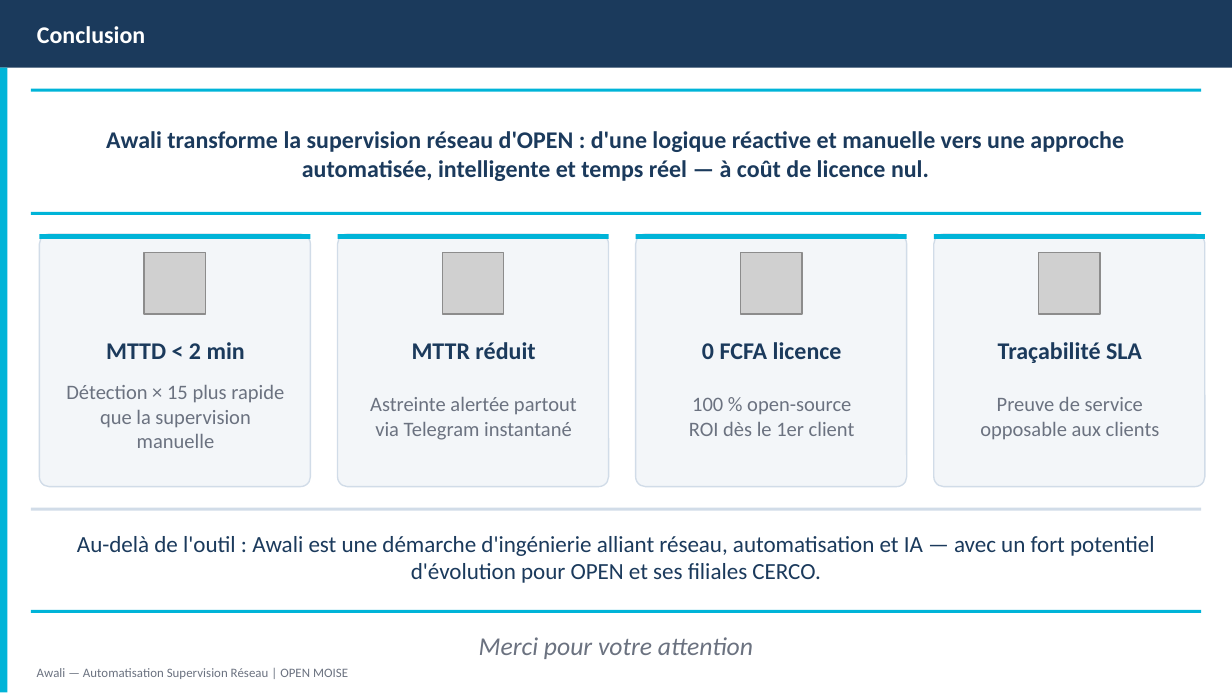
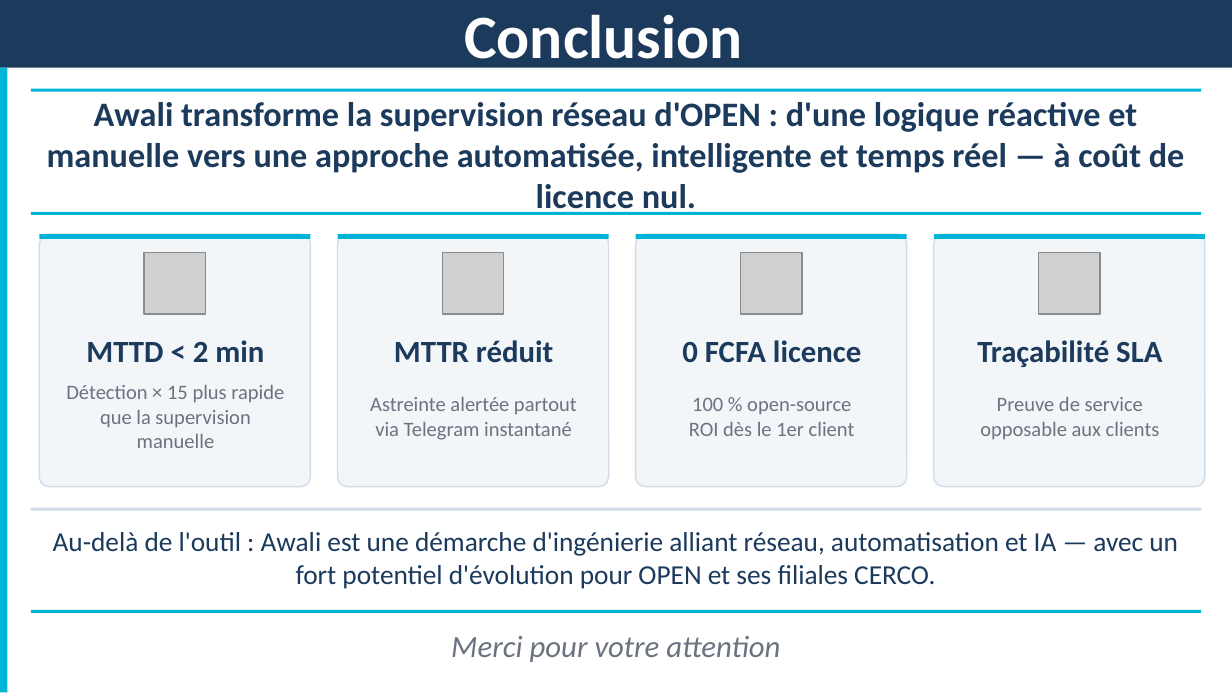
Before and after one commit to esperanceykouassi-bit/Supervision-reseau, a slide deck: slide 16 of soutenance/KOUASSI_YOO.pptx. Drawn at 1232x693 pixels with LibreOffice and Linux fonts; fonts in the diff are those of the drawing; grey boxes stand for pictures. Boxes give left, top, right and bottom in pixels: in the first picture for what was removed or moved away, otherwise in the second. Text is boxed around its words. In the diff, an @@ line names an element or a change of style, - is before the commit and + after.

```diff
--- a/soutenance/KOUASSI_YOO.pptx
+++ b/soutenance/KOUASSI_YOO.pptx
@@ text "Conclusion" at bbox=[464, 14, 742, 73]: size 14 to 36 pt; alignment left to centre @@
@@ text "Awali transforme la supervision réseau ..." at bbox=[47, 102, 1185, 215]: size 14 to 20 pt @@
@@ size 14 to 18 pt in 4 elements at bbox=[86, 340, 264, 362], bbox=[394, 340, 553, 363], bbox=[682, 340, 861, 363], bbox=[977, 340, 1162, 367] @@
@@ text "Au-delà de l'outil : Awali ..." at bbox=[53, 532, 1178, 589]: size 13.5 to 16 pt @@
@@ text "Merci pour votre attention" at bbox=[451, 636, 780, 662]: size 15 to 18 pt @@
@@ text removed at bbox=[37, 668, 348, 679] @@
-Awali — Automatisation Supervision Réseau | OPEN MOISE
```
Also in this commit, not shown: 14 other slides changed, 1 slide added, 1 slide removed.
